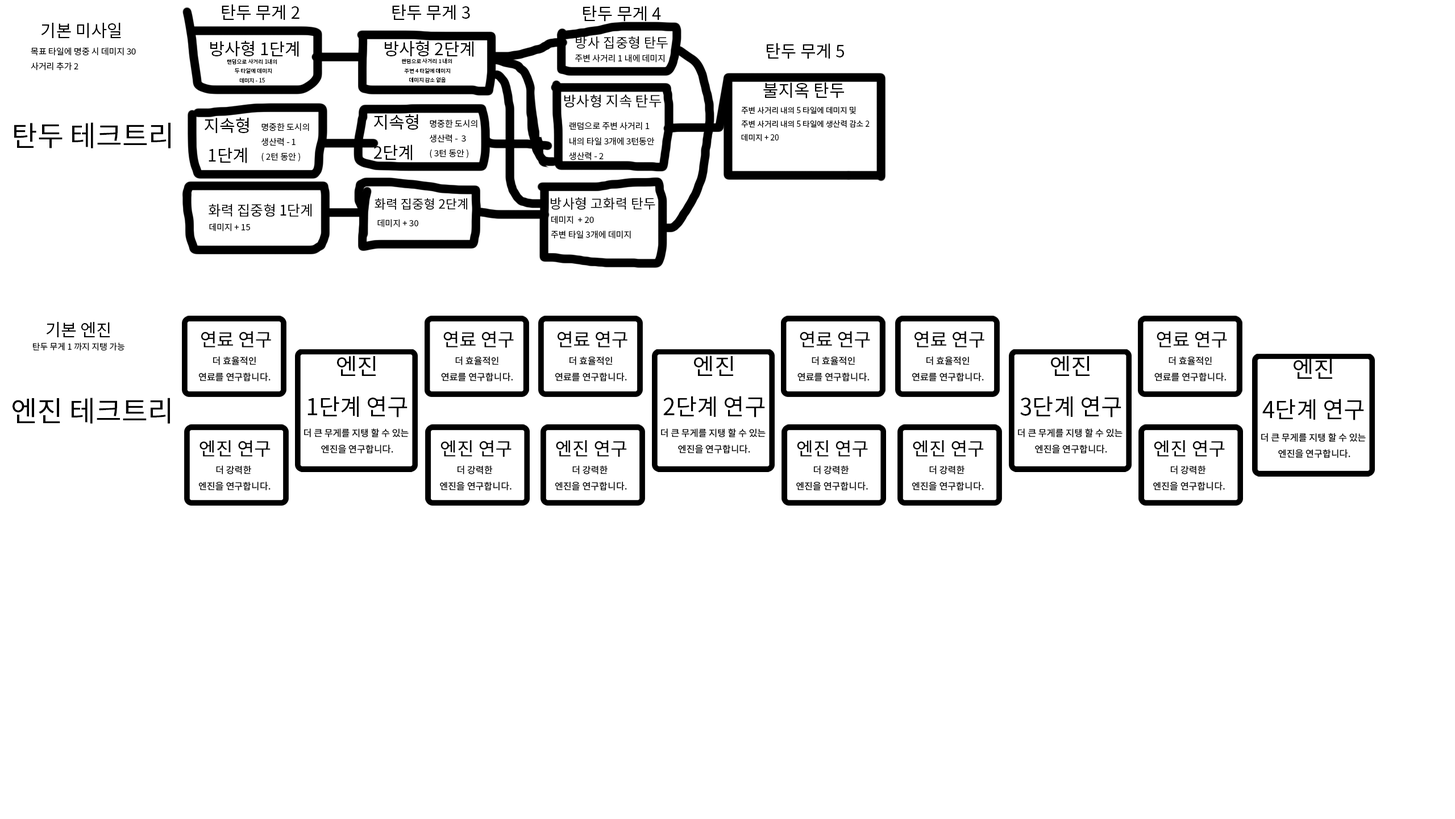
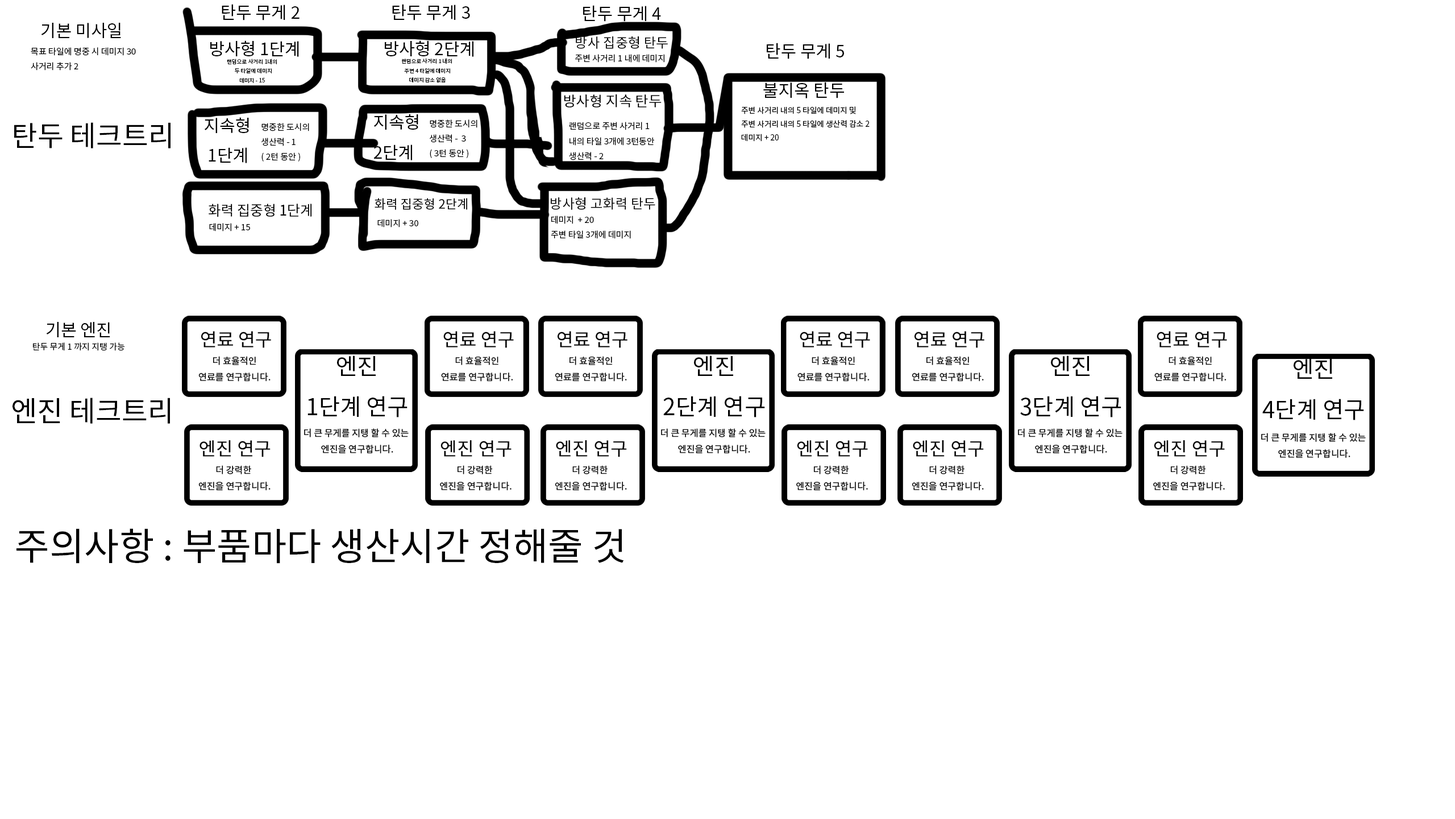
Revision of a layered 1455x819 image; what changed, layer by layer:
added layer "주의사항 : 부품마다 생산시간 정해줄 것" above "주변 사거리 내의 5 타일에 데미지 및 주변 사거리 내의 5 타일에 생산력 감소 2 데미지 + 20" over [16, 528, 625, 564]
